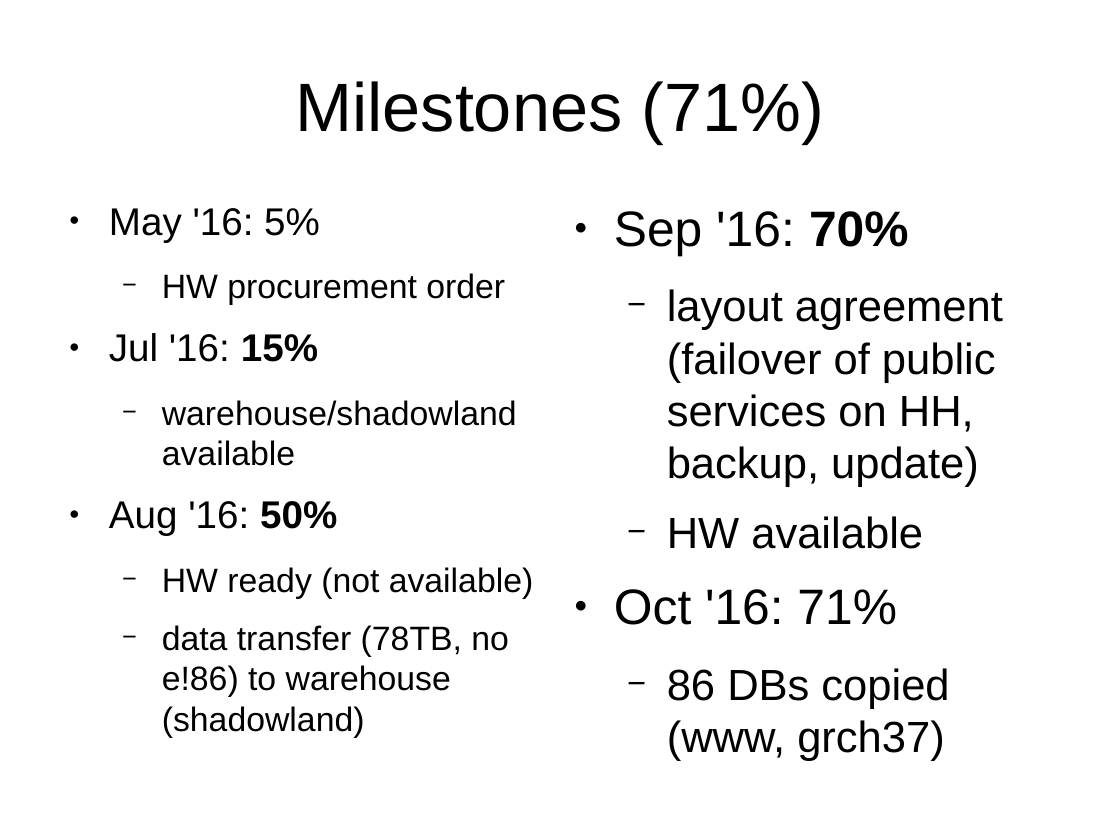
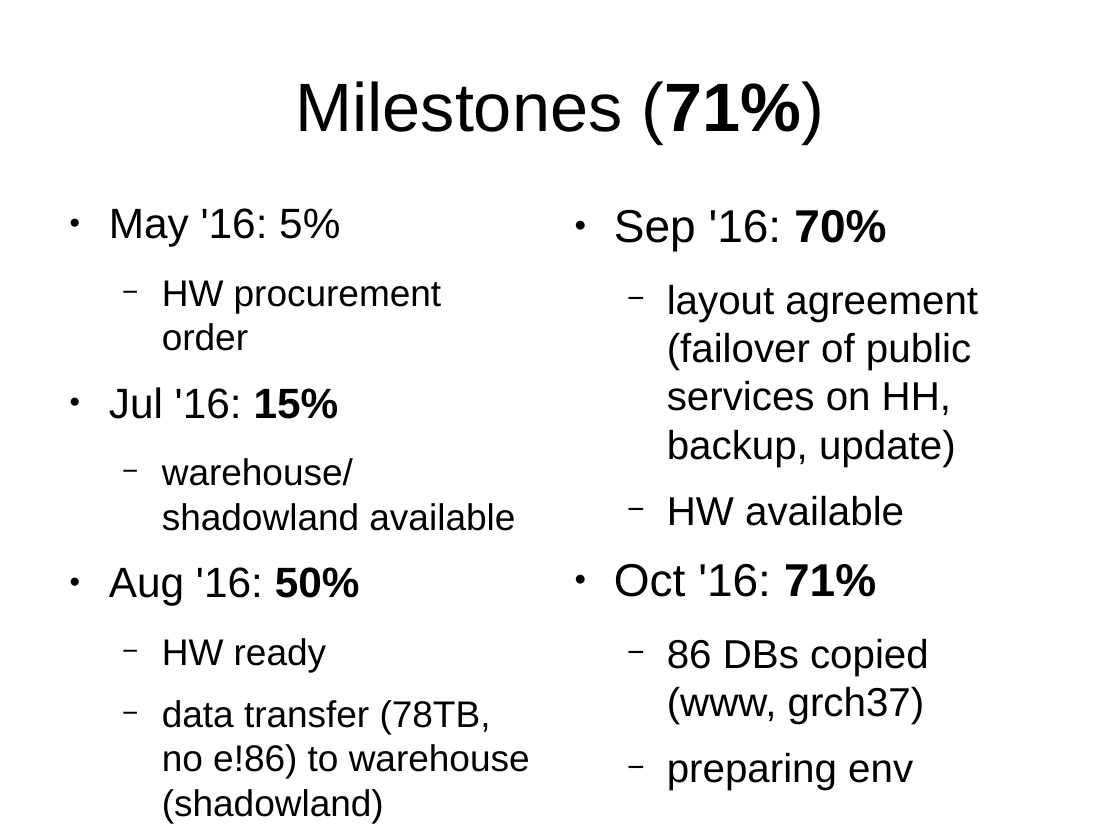
Before and after one commit to avullo/ensembl-migration-pm, a slide deck: slide 26 of data-review-10-16/talk.odp. Drawn at 1120x840 pixels with LibreOffice and Linux fonts; fonts in the diff are those of the drawing; background and template pictures are left out. Boxes give left, top, right and bottom in pixels: in the first picture for what was removed or moved away, otherwise in the second. Text is boxed around its words. In the diff, an @@ line names an element or a change of style, - is before the commit and + after.

Commit message:
Latest updates on the data review talk.

```diff
--- a/data-review-10-16/talk.odp
+++ b/data-review-10-16/talk.odp
@@ title "Milestones (71%)" at bbox=[295, 81, 824, 143]: bold on in "(71%)" @@
@@ text at bbox=[109, 208, 530, 823]: size 24.8 to 27.2 pt in "May '16: 5%", "Jul '16: 15%", "Aug '16: 50%"; size 21.7 to 23.8 pt in "HW procurement order", "warehouse/shadowland available", "data transfer (78TB, no e!86) to warehouse ..." @@
@@ text at bbox=[614, 210, 978, 724]: size 32 to 29.6 pt in "Sep '16: 70%", "Oct '16: 71%"; size 28 to 25.9 pt in "layout agreement (failover of public services on ...", "HW available", "86 DBs copied (www, grch37)"; bold on in "71%" @@
@@ text at bbox=[162, 638, 326, 672]: text changed; size 21.7 to 23.8 pt @@
-  − HW ready (not available)
+  − HW ready
@@ text at bbox=[667, 752, 913, 790]: paragraph added @@
+  − preparing env
```
Also in this commit, not shown: 11 other slides changed, 2 slides added, 1 slide removed, 4 other files.
